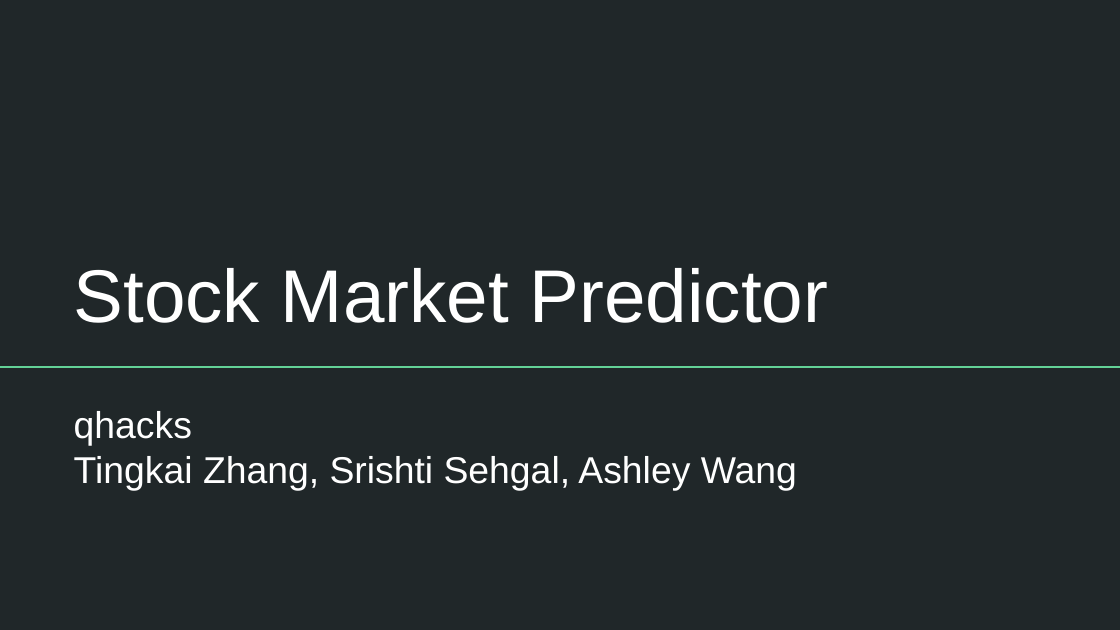
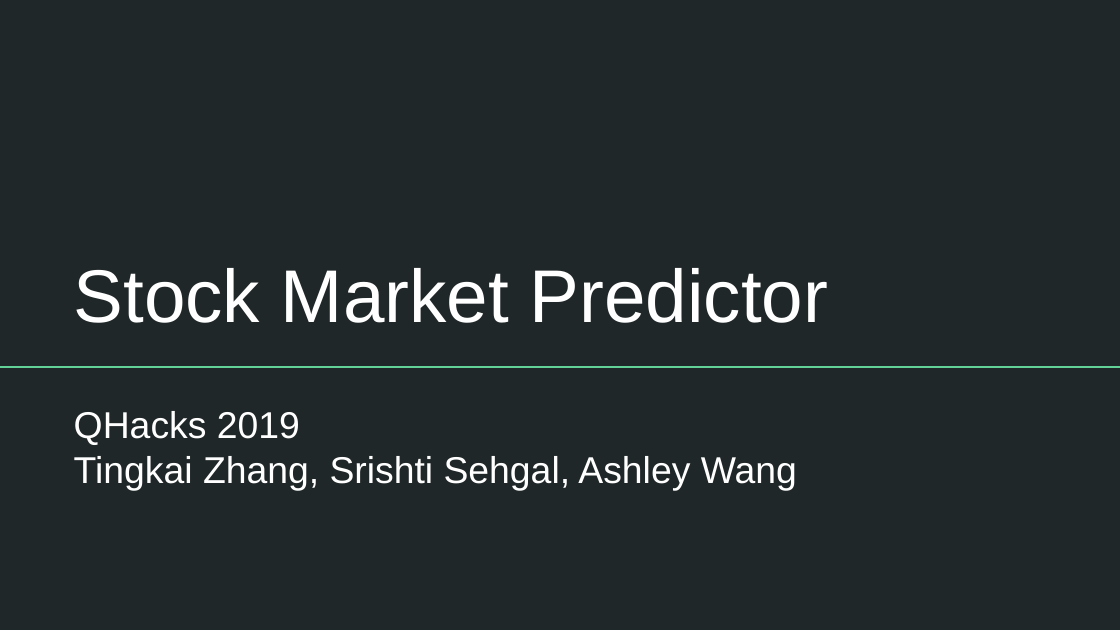
Before and after one commit to AshleyWWW/qhacks2019, a slide deck: slide 1 of Our Presentation.pptx. Drawn at 1120x630 pixels with LibreOffice and Linux fonts; fonts in the diff are those of the drawing. Boxes give left, top, right and bottom in pixels: in the first picture for what was removed or moved away, otherwise in the second. Text is boxed around its words. In the diff, an @@ line names an element or a change of style, - is before the commit and + after.

```diff
--- a/Our Presentation.pptx
+++ b/Our Presentation.pptx
@@ subtitle at box(74, 411, 300, 445): text changed @@
-qhacks
+QHacks 2019
```
Also in this commit, not shown: 4 other slides changed.
